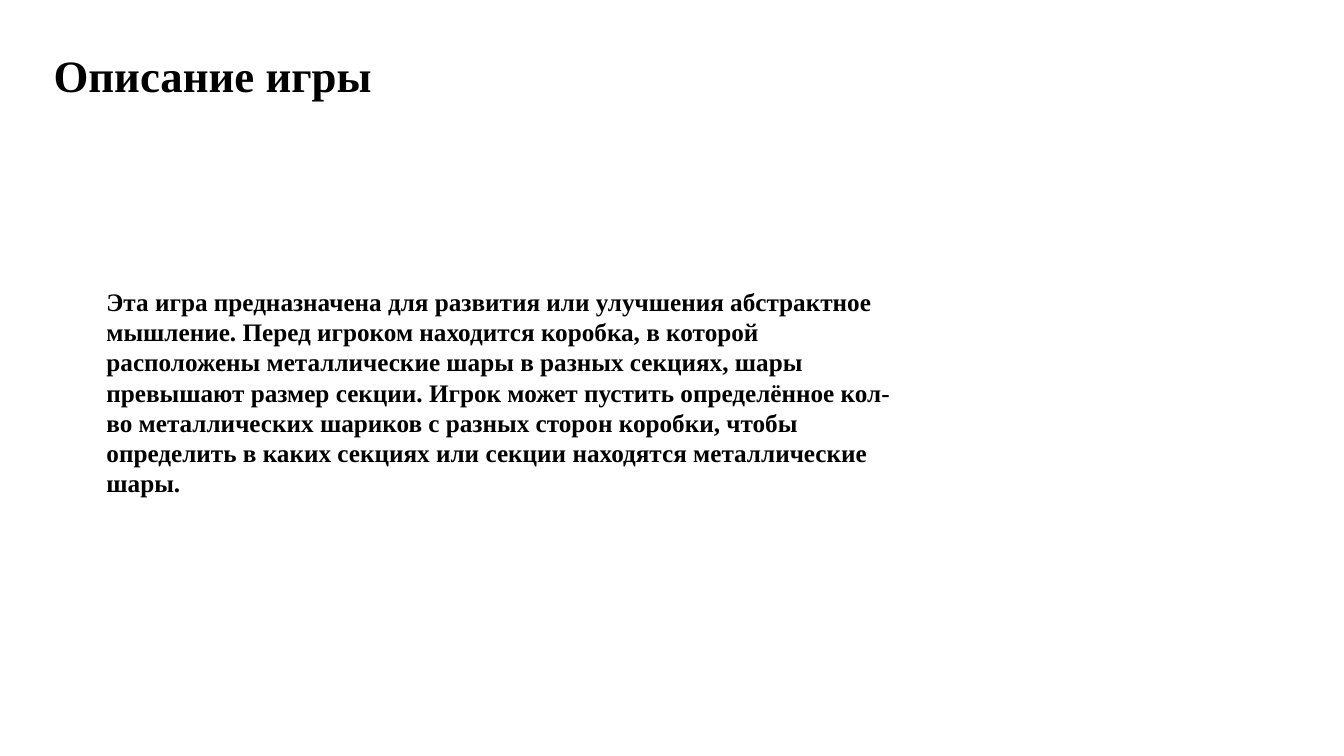
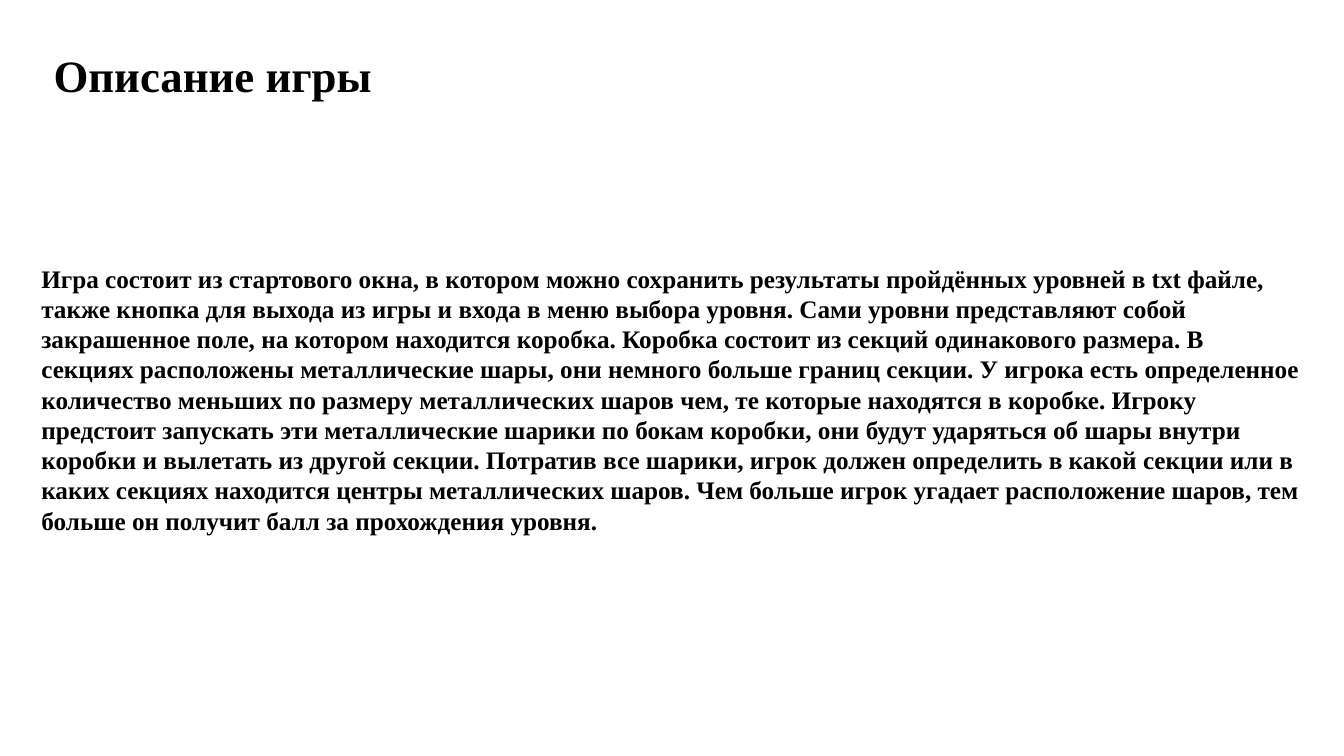
Before and after one commit to naruto1546/Yandex_project, a slide deck: slide 2 of Yandex_project.pptx. Drawn at 1344x756 pixels with LibreOffice and Linux fonts; fonts in the diff are those of the drawing. Boxes give left, top, right and bottom in pixels: in the first picture for what was removed or moved away, otherwise in the second. Text is boxed around its words. In the diff, an @@ line names an element or a change of style, - is before the commit and + after.

```diff
--- a/Yandex_project.pptx
+++ b/Yandex_project.pptx
@@ text at (41,270,1299,536): text changed @@
-Эта игра предназначена для развития или улучшения абстрактное мышление. Перед игроком находится коробка, в которой расположены металлические шары в разных секциях, шары превышают размер секции. Игрок может пустить определённое кол-во металлических шариков с разных сторон коробки, чтобы определить в каких секциях или секции находятся металлические шары.
+Игра состоит из стартового окна, в котором можно сохранить результаты пройдённых уровней в txt файле, также кнопка для выхода из игры и входа в меню выбора уровня. Сами уровни представляют собой закрашенное поле, на котором находится коробка. Коробка состоит из секций одинакового размера. В секциях расположены металлические шары, они немного больше границ секции. У игрока есть определенное количество меньших по размеру металлических шаров чем, те которые находятся в коробке. Игроку предстоит запускать эти металлические шарики по бокам коробки, они будут ударяться об шары внутри коробки и вылетать из другой секции. Потратив все шарики, игрок должен определить в какой секции или в каких секциях находится центры металлических шаров. Чем больше игрок угадает расположение шаров, тем больше он получит балл за прохождения уровня.
```
Also in this commit, not shown: 1 other slide changed.
